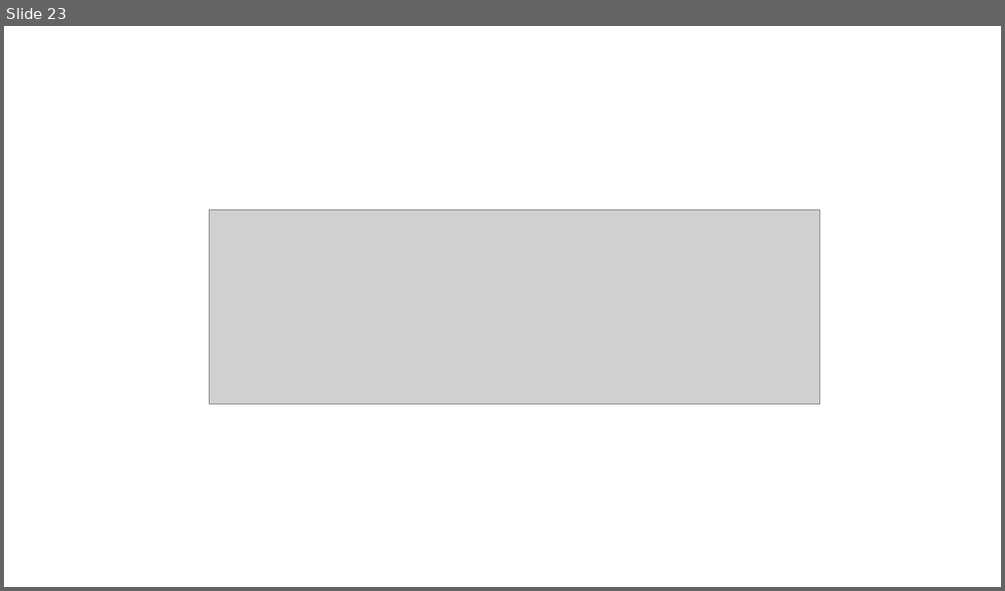
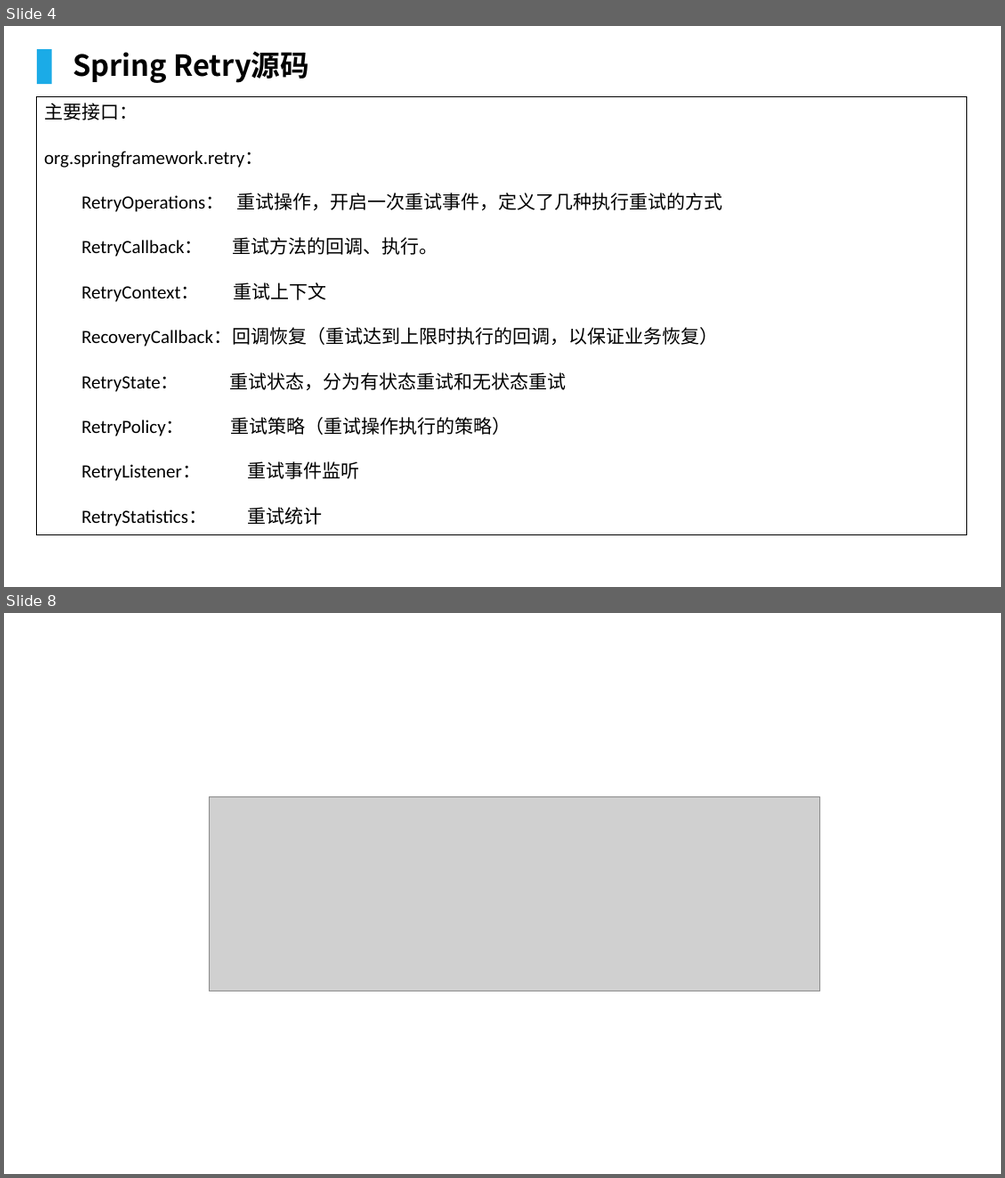
Before and after one commit to lcc929/notes, a slide deck: Spring-Retry.pptx. Shown one above the other, each under a label of ours: slide 23 before the commit, slides 4 and 8 after it; the slides between them are not shown. The pictures are 1005x591 and 1005x1178 pixels, drawn with LibreOffice and Linux fonts; fonts in the diff are those of the drawing; grey boxes stand for pictures; background and template pictures are left out. Boxes give left, top, right and bottom in pixels: in the first picture for what was removed or moved away, otherwise in the second. Text is boxed around its words. In the diff, an @@ line names an element or a change of style, - is before the commit and + after.

Commit message:
完成spring retry 分享ppt

```diff
--- a/Spring-Retry.pptx
+++ b/Spring-Retry.pptx
@@ slide 4 added at (x1=4, y1=26, x2=1001, y2=587), background picture (left out) @@
@@ rectangle added at (x1=37, y1=49, x2=52, y2=84), fill #1BABE7 @@
@@ text added at (x1=73, y1=51, x2=309, y2=83), 28 pt, text #000000, bold @@
+Spring Retry源码
@@ rectangle added at (x1=37, y1=97, x2=967, y2=535), outline #000000 1 pt, 18 pt, text #000000 @@
+主要接口：
+org.springframework.retry：
+  RetryOperations： 重试操作，开启一次重试事件，定义了几种执行重试的方式
+  RetryCallback： 重试方法的回调、执行。
+  RetryContext： 重试上下文
+  RecoveryCallback：回调恢复（重试达到上限时执行的回调，以保证业务恢复）
+  RetryState： 重试状态，分为有状态重试和无状态重试
+  RetryPolicy： 重试策略（重试操作执行的策略）
+RetryListener： 重试事件监听
+RetryStatistics： 重试统计
@@ what was slide 23 is now slide 8 @@
```
Also in this commit, not shown: 3 slides changed, 3 other slides added, 19 slides removed.
